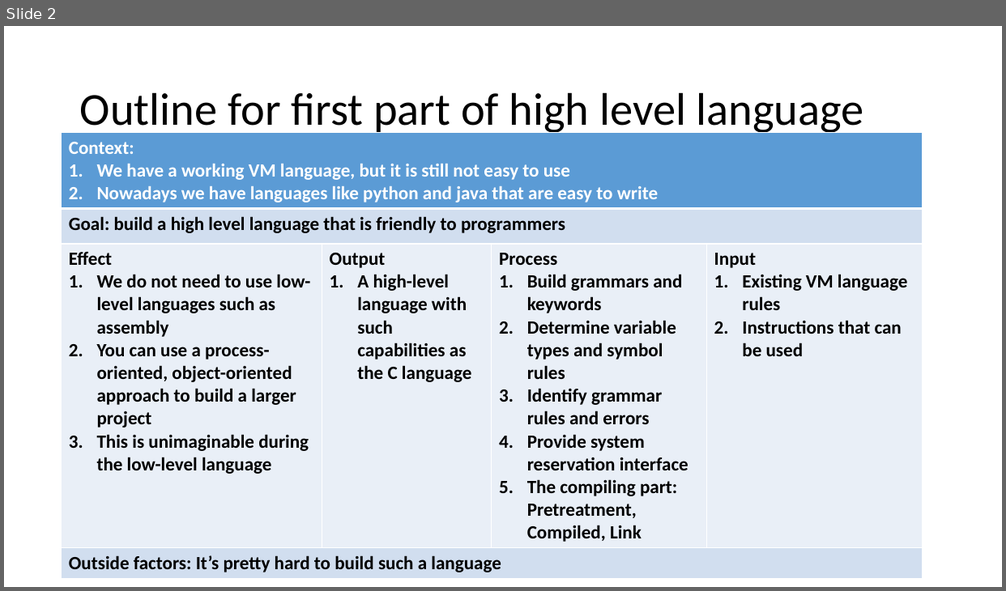
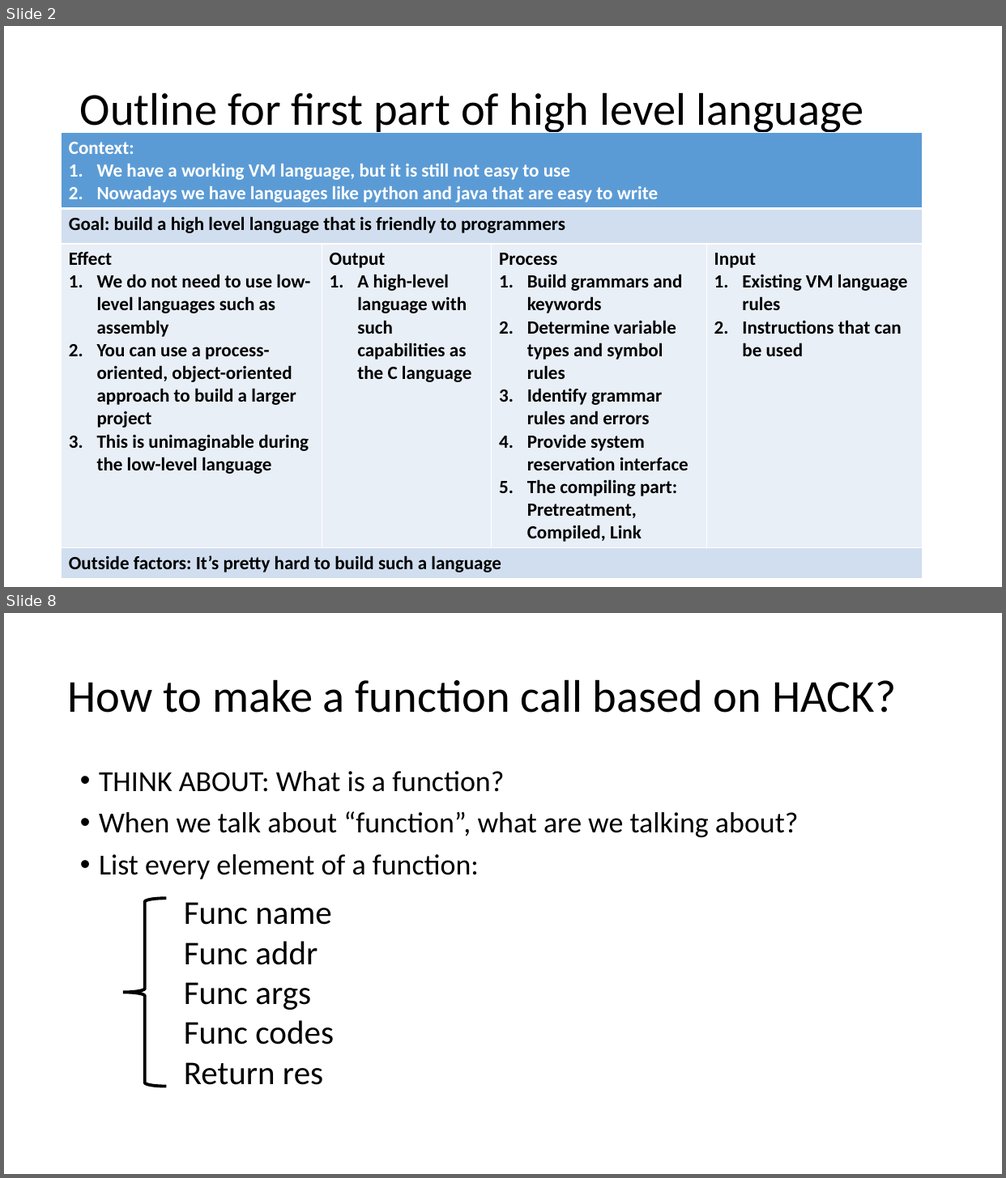
Before and after one commit to LouiValley/System-Design-in-Computational-Thinking-2018-Spring, a slide deck: team1/ppt/pre04.pptx. Shown one above the other, each under a label of ours: slide 2 before the commit, slides 2 and 8 after it; the slides between them are not shown. The pictures are 1006x591 and 1006x1178 pixels, drawn with LibreOffice and Linux fonts; fonts in the diff are those of the drawing. Boxes give left, top, right and bottom in pixels: in the first picture for what was removed or moved away, otherwise in the second. Text is boxed around its words. In the diff, an @@ line names an element or a change of style, - is before the commit and + after.

```diff
--- a/team1/ppt/pre04.pptx
+++ b/team1/ppt/pre04.pptx
@@ slide 8 added at [4,613,1002,1174], background #FFFFFF @@
@@ title added at [67,679,896,713], 44 pt, text #000000 @@
+How to make a function call based on HACK?
@@ text added at [99,771,798,879], 28 pt, text #000000 @@
+• THINK ABOUT: What is a function?
+• When we talk about “function”, what are we talking about?
+• List every element of a function:
@@ left brace added at [123,898,167,1086], outline #000000 3 pt @@
@@ text added at [184,902,334,1085], 32 pt, text #000000 @@
+Func name
+Func addr
+Func args
+Func codes
+Return res
```
Also in this commit, not shown: 12 other slides added, 1 slide removed.
